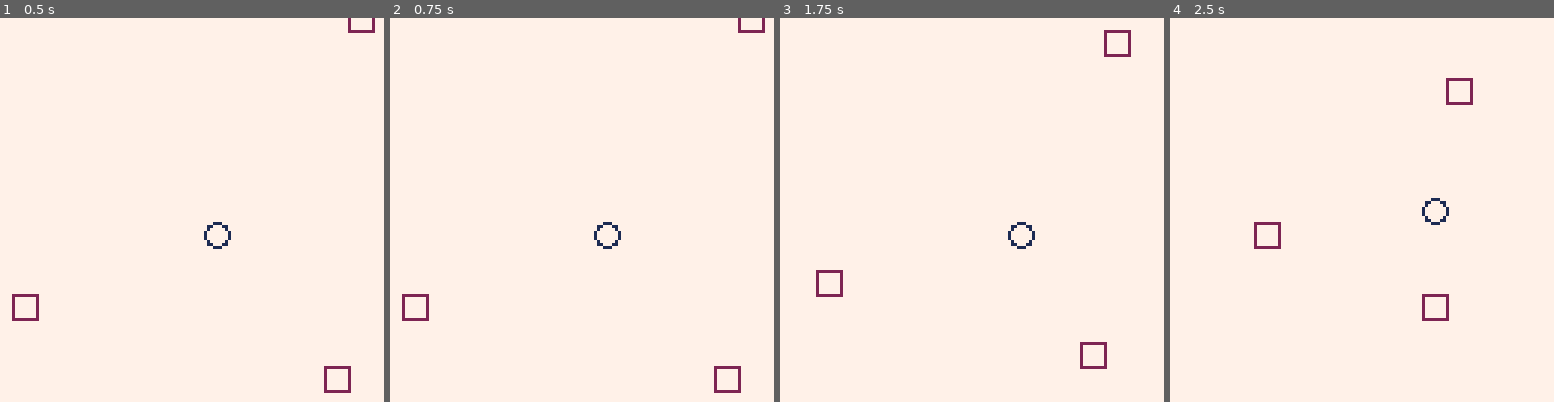
Above: before the commit, frames 1-4 (left to right).
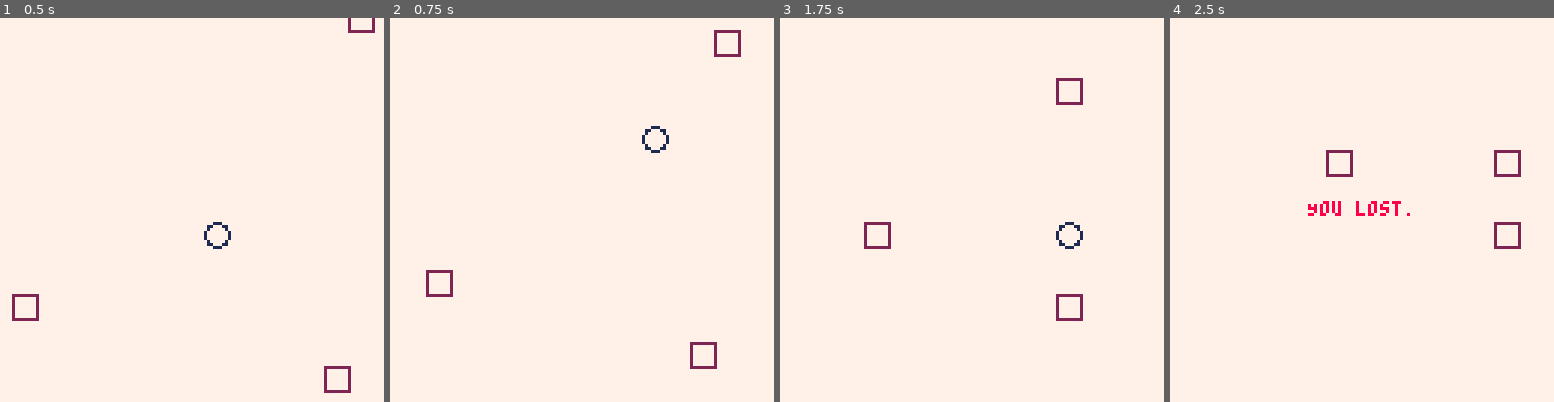
Above: after the commit, the same moments.

Repository: metageek/time-twister
Game: PICO-8 cartridge pico-8/tt.p8
The game is run twice, just before and just after one commit, with the same random seed, the same clock (stepped at 60 frames per second) and the same inputs.
Inputs:
- Up to frame 1 (0.5 s): no input
- Up to frame 2 (0.75 s): tap O (Z key) at 0.7 s
- Up to frame 3 (1.75 s): hold Right from 1.6 s (still down); tap O (Z key) at 1.7 s
- Up to frame 4 (2.5 s): release Right at 2.1 s; tap O (Z key) at 2.1 s; hold Up 2.15-2.42 s; hold Right from 2.47 s (still down)

Frame 1 is identical in both runs. In frame 2, 1.3% of the frame differs, in the area x 3-98%, y 0-98%; in frame 3, 1.5%; in frame 4, 1.7%, in the area x 21-92%, y 15-79%.

Commit message:
Adding teleport

Diff:
--- a/pico-8/tt.lua
+++ b/pico-8/tt.lua
@@ -37,6 +37,13 @@
    p.update = function()
       if p.state ~= 0
       then return false
+      end
+
+      if btnp(4)
+      then
+         p.x = rndCoord()
+         p.y = rndCoord()
+         return true
       end
 
       local dx = p.dx()
